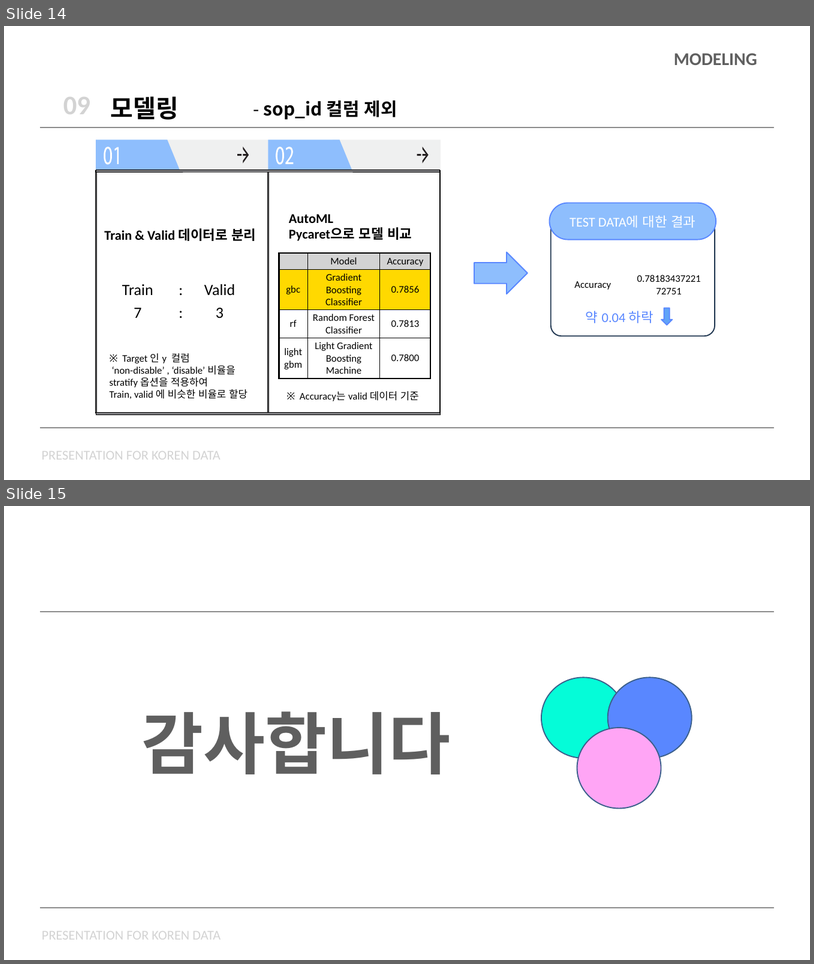
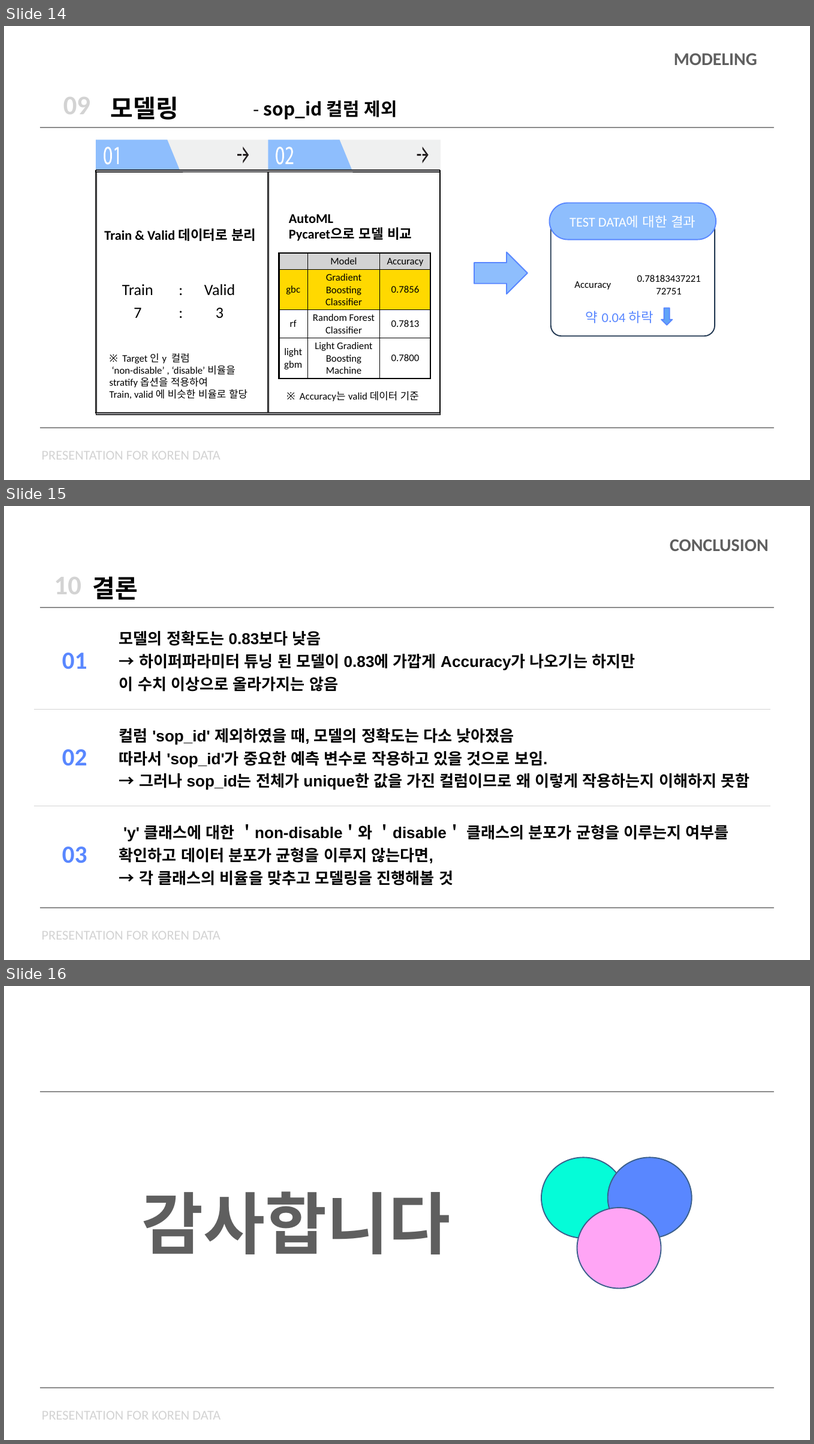
Before and after one commit to chorimgenius/zerooneai_intern, a slide deck: koren/koren_data_presentation.pptx. Shown one above the other, each under a label of ours: slides 14 and 15 before the commit, slides 14, 15 and 16 after it. The pictures are 814x964 and 814x1444 pixels, drawn with LibreOffice and Linux fonts; fonts in the diff are those of the drawing; grey boxes stand for pictures. Boxes give left, top, right and bottom in pixels: in the first picture for what was removed or moved away, otherwise in the second. Text is boxed around its words. In the diff, an @@ line names an element or a change of style, - is before the commit and + after.

Commit message:
koren ppt & pdf update

```diff
--- a/koren/koren_data_presentation.pptx
+++ b/koren/koren_data_presentation.pptx
@@ slide 15 added at bbox=[4, 506, 810, 960], background #FFFFFF @@
@@ text added at bbox=[670, 539, 769, 551], 32 pt, text #5F5F5F, bold @@
+CONCLUSION
@@ table added at bbox=[47, 567, 398, 603], 1 rows, 2 columns @@
+10 | 결론
@@ table added at bbox=[34, 612, 770, 903], 3 rows, 2 columns @@
+01 | 모델의 정확도는 0.83보다 낮음 / → 하이퍼파라미터 튜닝 된 모델이 0.83에 가깝게 Accuracy가 나오기는 하지만 / 이 수치 이상으로 올라가지는 않음
+02 | 컬럼 'sop_id' 제외하였을 때, 모델의 정확도는 다소 낮아졌음 / 따라서 'sop_id'가 중요한 예측 변수로 작용하고 있을 것으로 보임. / → 그러나 sop_id는 전체가 unique한 값을 가진 컬럼이므로 왜 이렇게 작용하는지 이해하지 못함
+03 | 'y' 클래스에 대한 ＇non-disable＇와 ＇disable＇ 클래스의 분포가 균형을 이루는지 여부를 확인하고 데이터 분포가 균형을 이루지 않는다면, / → 각 클래스의 비율을 맞추고 모델링을 진행해볼 것
@@ picture added at bbox=[40, 607, 774, 608] @@
@@ picture added at bbox=[40, 907, 774, 908] @@
@@ text added at bbox=[42, 931, 221, 939], 24 pt, text #D3D3D3 @@
+PRESENTATION FOR KOREN DATA
@@ what was slide 15 is now slide 16 @@
```
Also in this commit, not shown: 3 slides changed, 1 other file.
